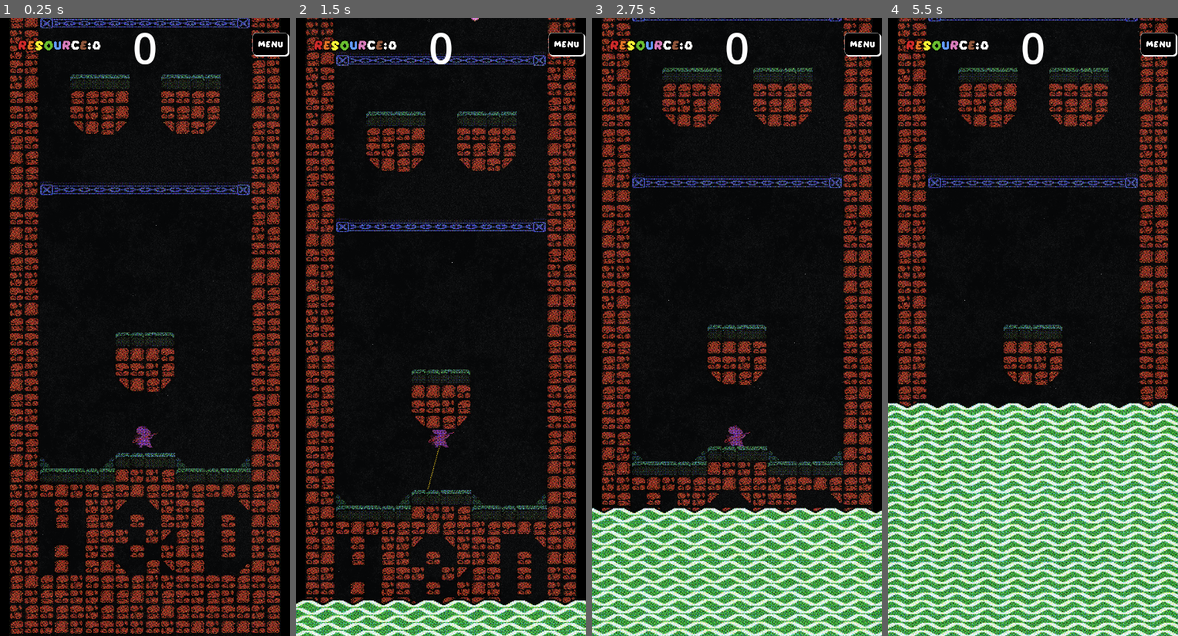
Above: before the commit, frames 1-4 (left to right).
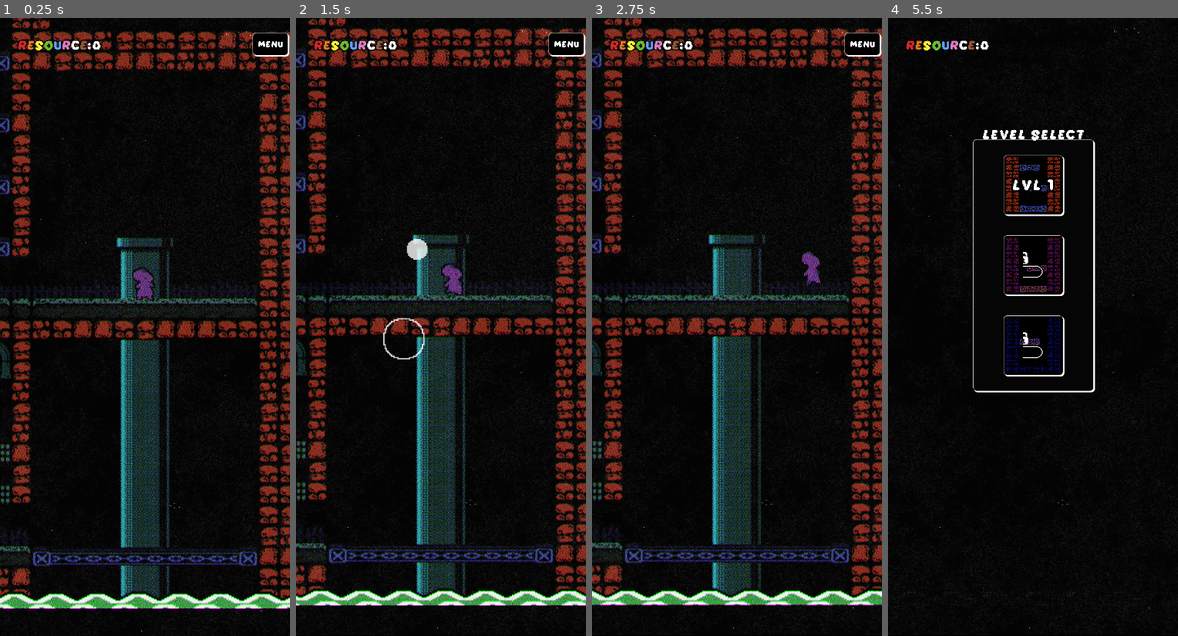
Above: after the commit, the same moments.

Repository: Ogelnac/high_and_dry
Game: Godot game, scene res://main.tscn
Two runs of this game, one before a commit and one after it. Both use one fixed random seed, a clock stepped at 60 frames per second and the inputs below. Before the commit the project starts from res://arcade/main.tscn.
Inputs (mouse positions are in pixels of both pictures, inside the frame that each line leads up to):
- Up to frame 1 (0.25 s): no input
- Up to frame 2 (1.5 s): move the mouse to (504, 296) at 0.52 s; click (504, 296) at 0.67 s; drag from (383, 357) to (475, 18) at 1.27 s
- Up to frame 3 (2.75 s): move the mouse to (766, 191) at 2.02 s; click (766, 191) at 2.17 s
- Up to frame 4 (5.5 s): drag from (1018, 450) to (946, 234) at 2.77 s; move the mouse to (1120, 419) at 3.52 s; click (1120, 419) at 3.67 s; drag from (946, 234) to (989, 172) at 4.27 s; move the mouse to (1047, 327) at 5.02 s; click (1047, 327) at 5.17 s

The runs differ from the first frame. In frame 1, 43% of the frame differs, in the area x 0-100%, y 0-100%; in frame 2, 43%; in frame 3, 51%; in frame 4, 53%.
Error before the commit: Invalid access to property or key 'start_game_signal' on a base object of type 'CharacterBody2D (player.gd)'. (res://scripts/ui.gd:28)

Commit message:
Remained the main main

Diff:
--- a/arcade/main.gd
+++ b/arcade/main.gd
@@ -14,6 +14,7 @@
 @onready var camera_2d: Camera2D = $Camera2D
 @onready var player: CharacterBody2D = $Player
 @onready var rising_death: Area2D = $RisingDeath
+@onready var stink_meter: float = 0.0
 
 var tiles_in_scene: Array[Object] = []
 var is_playing: bool = 0
@@ -22,13 +23,20 @@
 
 func _ready() -> void:
 	pattern_update(0, 1)
+	GameManager.resources = []
+	stink_meter = 0.0
 
-func _process(_delta: float) -> void:
+func _process(delta: float) -> void:
 	# CAMERA MOVEMENT
 	camera_2d.global_position.y = player.global_position.y - 120.0
 	camera_2d.global_position.x = player.global_position.x * 0.01
 
 	if is_playing:
+		if stink_meter <= 100.0:
+			stink_meter += 10.0 * delta
+		else:
+			get_tree().change_scene_to_file("res://main.tscn")
+
 		current_tile = int(player.global_position.y) / 608
 		if prev_tile > current_tile:
 			pattern_update(-1, current_tile)
--- a/arcade/main.tscn
+++ b/arcade/main.tscn
@@ -1,6 +1,6 @@
 [gd_scene load_steps=9 format=4 uid="uid://dxc74hnt0exva"]
 
-[ext_resource type="Script" path="res://main.gd" id="1_jxk1v"]
+[ext_resource type="Script" path="res://arcade/main.gd" id="1_h4xiv"]
 [ext_resource type="PackedScene" uid="uid://busmpycjb5vsd" path="res://player/player.tscn" id="3_0nopa"]
 [ext_resource type="Shader" path="res://shaders/cmyk_halftone.gdshader" id="5_7umgu"]
 [ext_resource type="Script" path="res://environment/rising_death.gd" id="6_n0gy2"]
@@ -19,7 +19,7 @@
 font_size = 100
 
 [node name="Main" type="Node2D"]
-script = ExtResource("1_jxk1v")
+script = ExtResource("1_h4xiv")
 metadata/_edit_horizontal_guides_ = [-399.0]
 
 [node name="Camera2D" type="Camera2D" parent="."]
--- a/main.gd
+++ /dev/null
@@ -1,65 +0,0 @@
-extends Node2D
-
-#const LEVEL_0_0 = preload("res://levels/level_0_0.tscn")
-const LEVEL_0_1 = preload("res://levels/level_0_1.tscn")
-
-const LEVEL_1_0 = preload("res://levels/level_1_0.tscn")
-const LEVEL_1_1 = preload("res://levels/level_1_1.tscn")
-const LEVEL_1_2 = preload("res://levels/level_1_2.tscn")
-#const LEVEL_1_3 = preload("res://levels/level_1_3.tscn")
-
-var levels = [LEVEL_1_0, LEVEL_0_1, LEVEL_1_1, LEVEL_1_2]
-
-
-@onready var camera_2d: Camera2D = $Camera2D
-@onready var player: CharacterBody2D = $Player
-@onready var rising_death: Area2D = $RisingDeath
-@onready var stink_meter: float = 0.0
-
-var tiles_in_scene: Array[Object] = []
-var is_playing: bool = 0
-var current_tile: int = 1
-var prev_tile: int = 1
-
-func _ready() -> void:
-	pattern_update(0, 1)
-	GameManager.resources = []
-	stink_meter = 0.0
-
-func _process(delta: float) -> void:
-	# CAMERA MOVEMENT
-	camera_2d.global_position.y = player.global_position.y - 120.0
-	camera_2d.global_position.x = player.global_position.x * 0.01
-
-	if is_playing:
-		if stink_meter <= 100.0:
-			stink_meter += 10.0 * delta
-		else:
-			get_tree().change_scene_to_file("res://main.tscn")
-
-		current_tile = int(player.global_position.y) / 608
-		if prev_tile > current_tile:
-			pattern_update(-1, current_tile)
-			prev_tile = current_tile
-
-	if tiles_in_scene.size() > 4:
-		tiles_in_scene[4].queue_free()
-		tiles_in_scene.remove_at(4)
-
-func pattern_update(level: int, tile: int) -> void:
-	var level_instance
-	if level < 0:
-		# Add random level
-		var rand_level = randi_range(1, levels.size()-1)
-		level_instance = levels[rand_level].instantiate()
-	else:
-		# Add level from index
-		level_instance = levels[level].instantiate()
-	add_child(level_instance)
-	level_instance.global_position.y = float(608 * (tile - 1))
-	tiles_in_scene.insert(0, level_instance)
-
-func _input(event: InputEvent):
-	if event is InputEventScreenTouch:
-		is_playing = 1
-		rising_death.is_playing = 1;
--- a/project.godot
+++ b/project.godot
@@ -11,7 +11,7 @@
 [application]
 
 config/name="high_and_dry"
-run/main_scene="res://arcade/main.tscn"
+run/main_scene="res://main.tscn"
 config/features=PackedStringArray("4.3", "Forward Plus")
 config/icon="res://textures/Thumbnail.png"
 
Not shown: 2 places in theme/theme_test.tres that only renumber resources
